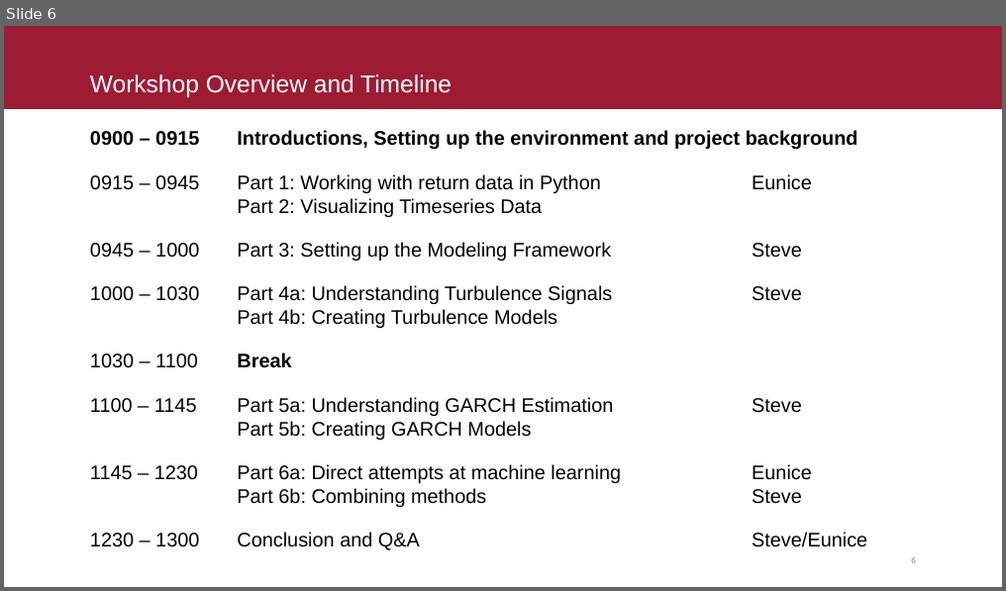
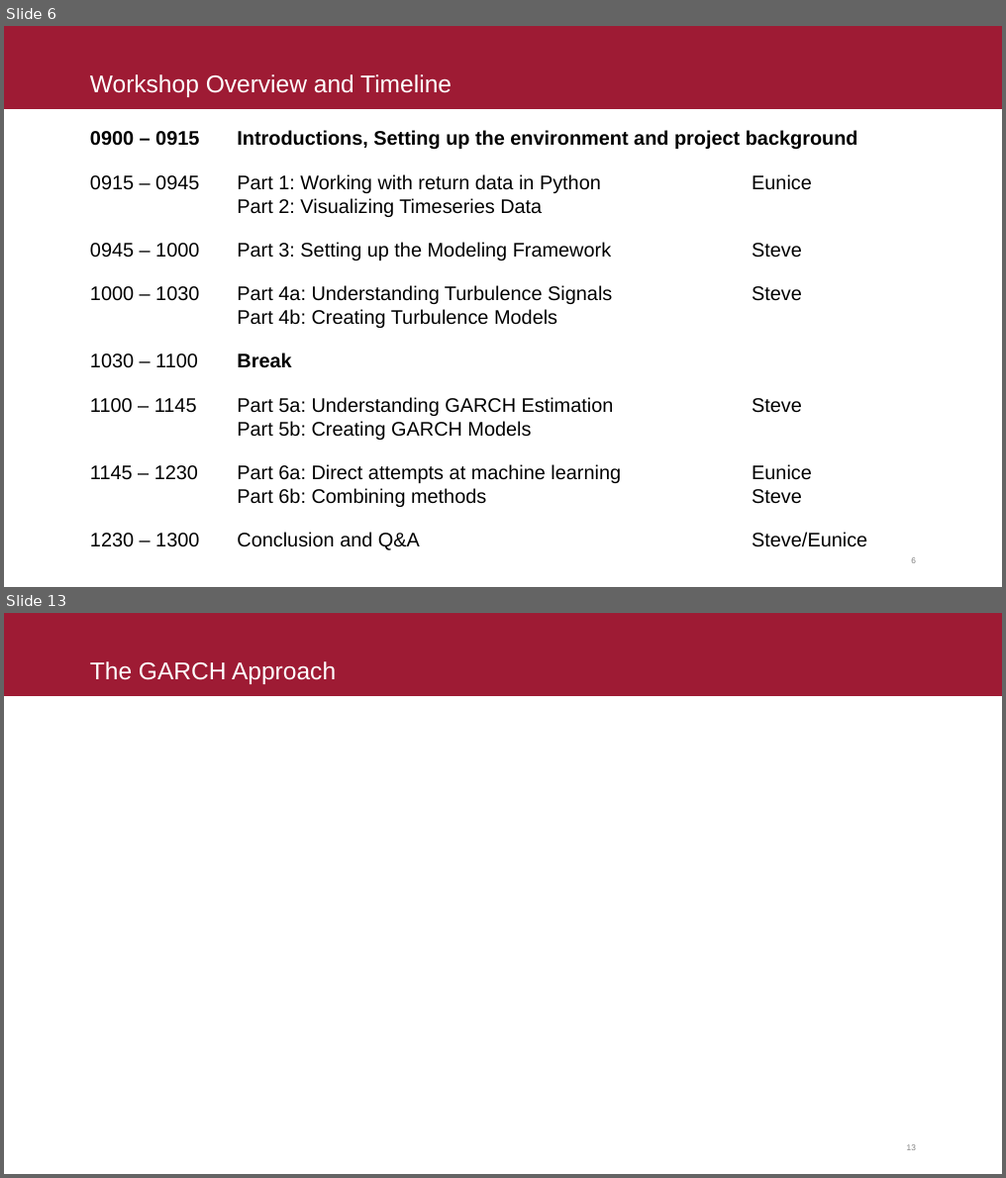
Before and after one commit to fintechsteve/modeling-volatility, a slide deck: Presentation/ODSC Modeling Volatility - Lawrence Hameyie-Sanon.pptx. Shown one above the other, each under a label of ours: slide 6 before the commit, slides 6 and 13 after it; the slides between them are not shown. The pictures are 1006x591 and 1006x1178 pixels, drawn with LibreOffice and Linux fonts; fonts in the diff are those of the drawing; grey boxes stand for pictures. Boxes give left, top, right and bottom in pixels: in the first picture for what was removed or moved away, otherwise in the second. Text is boxed around its words. In the diff, an @@ line names an element or a change of style, - is before the commit and + after.

```diff
--- a/Presentation/ODSC Modeling Volatility - Lawrence Hameyie-Sanon.pptx
+++ b/Presentation/ODSC Modeling Volatility - Lawrence Hameyie-Sanon.pptx
@@ slide 13 added at box(4, 613, 1002, 1174), background #FFFFFF; not listed: 2 template elements that a slide beside it also shows @@
@@ title added at box(90, 662, 336, 684), 26.5 pt, text #FFFFFF @@
+The GARCH Approach
```
Also in this commit, not shown: 18 other slides added.
